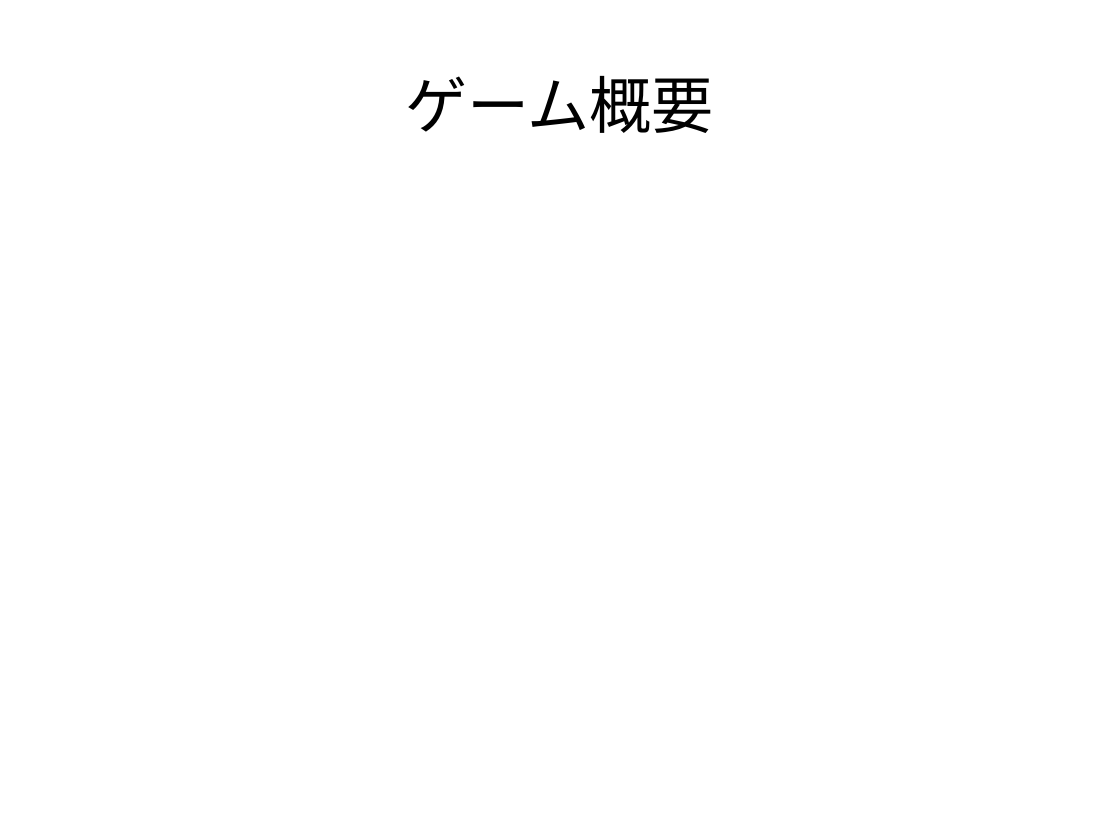
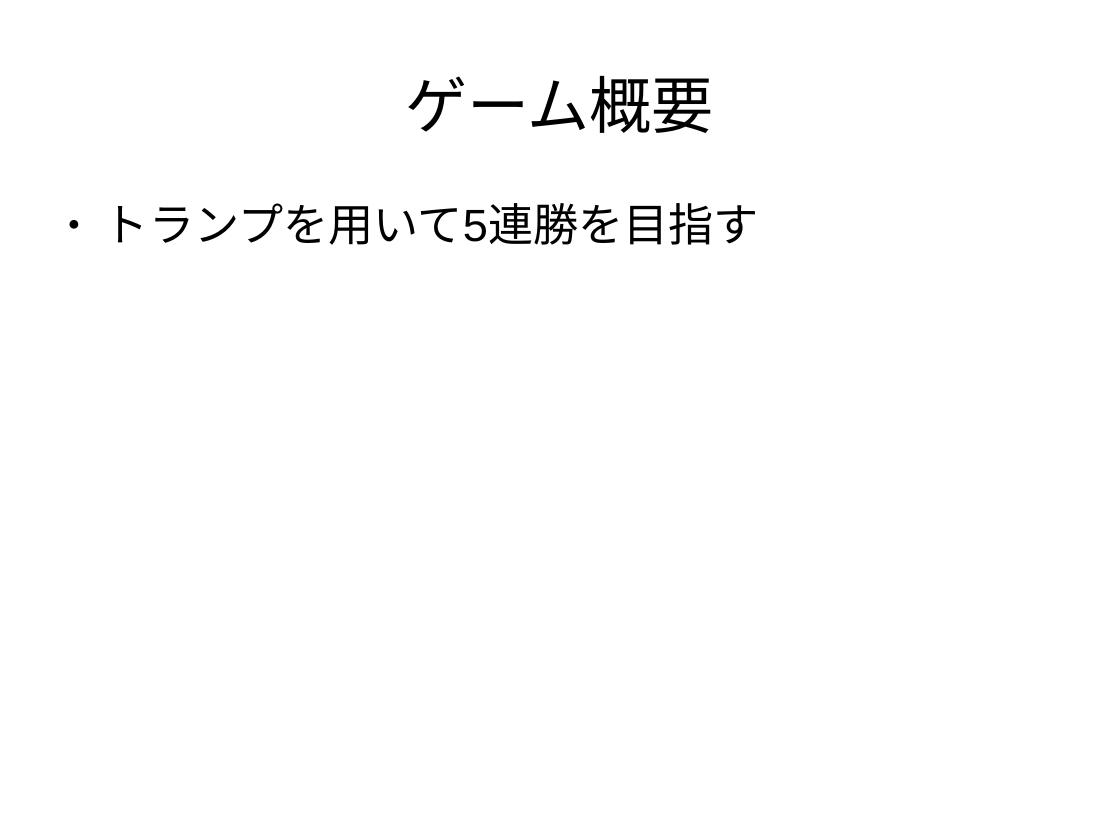
Before and after one commit to Hideya09/Casino, a slide deck: slide 5 of プレゼン資料/ゲーム制作発表.odp. Drawn at 1120x840 pixels with LibreOffice and Linux fonts; fonts in the diff are those of the drawing. Boxes give left, top, right and bottom in pixels: in the first picture for what was removed or moved away, otherwise in the second. Text is boxed around its words. In the diff, an @@ line names an element or a change of style, - is before the commit and + after.

```diff
--- a/プレゼン資料/ゲーム制作発表.odp
+++ b/プレゼン資料/ゲーム制作発表.odp
@@ text added at [104, 203, 759, 245], 32 pt, text #000000 @@
+● トランプを用いて5連勝を目指す
```
Also in this commit, not shown: 4 other slides changed, 15 slides added, 2 slides removed.
